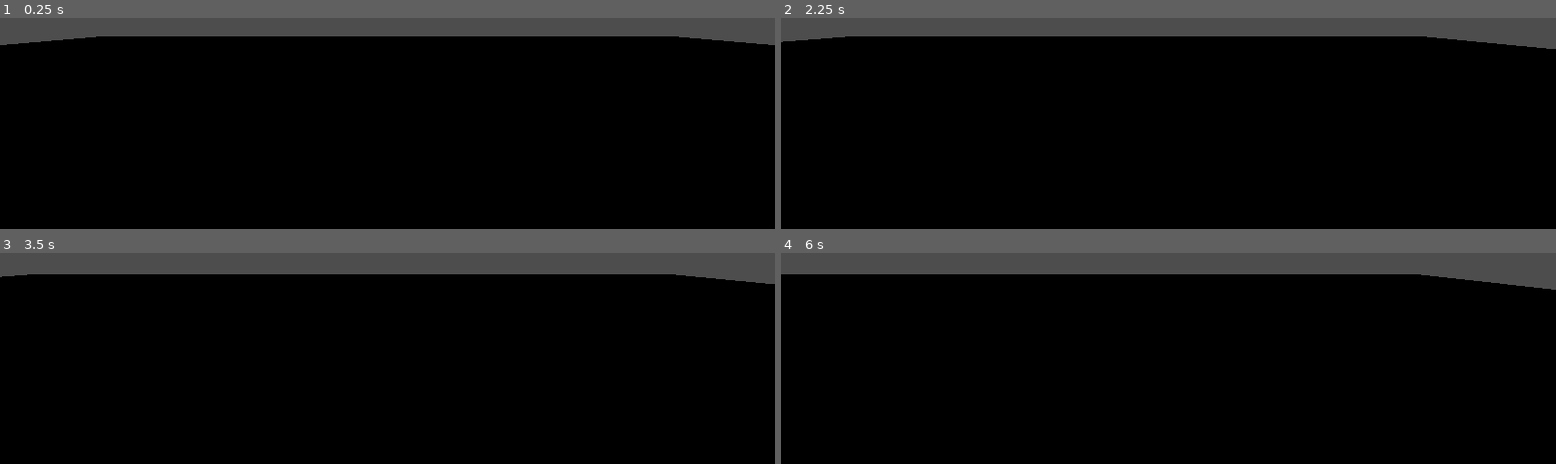
Above: before the commit, frames 1-4 (two rows, left to right).
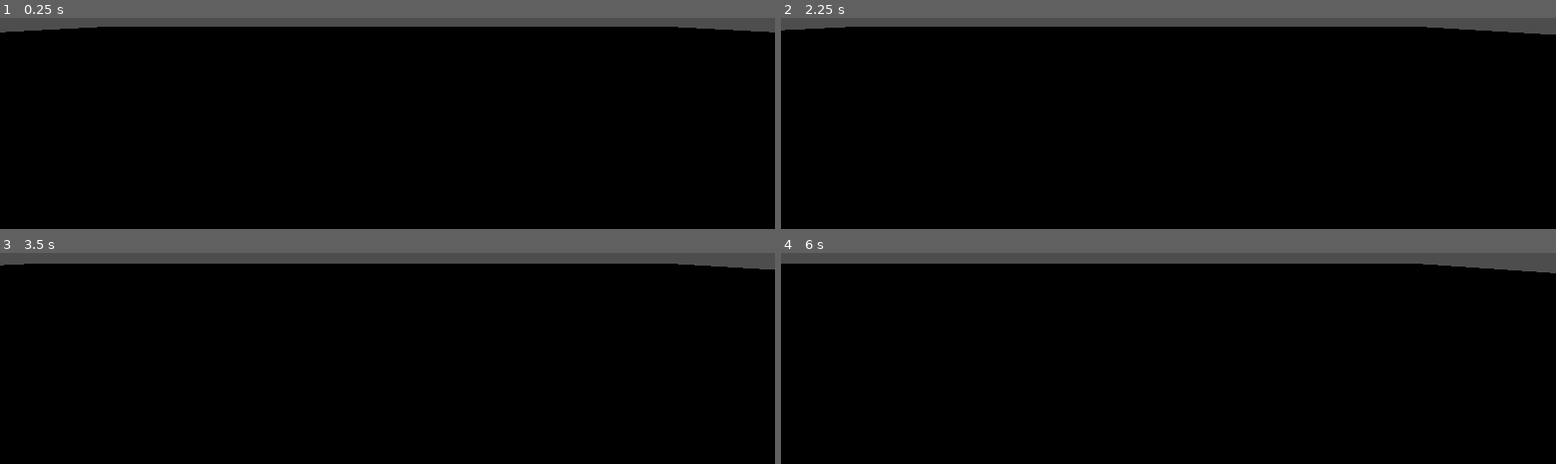
Above: after the commit, the same moments.

Repository: Helheimr1711/take-my-papers--please-
Game: Godot game, scene res://scenes/main.tscn
The game is run twice, just before and just after one commit, with the same random seed, the same clock (stepped at 60 frames per second) and the same inputs.
Inputs:
- Up to frame 1 (0.25 s): no input
- Up to frame 2 (2.25 s): tap Enter at 0.5, 2 s; hold D (move_right) 0.53-1.28 s; tap Space at 1.25 s; hold S (move_back) 1.28-2.03 s; hold D (move_right) from 2.03 s (still down)
- Up to frame 3 (3.5 s): tap Space at 2.75 s; release D (move_right) at 2.78 s; hold W (move_forward) from 2.78 s (still down)
- Up to frame 4 (6 s): tap Enter at 3.5 s; release W (move_forward) at 3.53 s; hold A (move_left) 3.53-5.03 s; tap Space at 4.25 s; hold S (move_back) 5.03-5.78 s; hold D (move_right) from 5.78 s (still down)

The runs differ from the first frame. In frame 1, 4.8% of the frame differs, in the area x 0-100%, y 4-13%; in frame 2, 4.8%; in frame 3, 5.2%; in frame 4, 5.3%, in the area x 0-100%, y 5-18%.

Commit message:
Movement 1.1
Better movement script, not using if statements for every direction

Diff:
--- a/scenes/player.tscn
+++ b/scenes/player.tscn
@@ -19,6 +19,6 @@
 shape = SubResource("CapsuleShape3D_u8vuu")
 
 [node name="CameraRig" type="Node3D" parent="."]
-transform = Transform3D(1, 0, 0, 0, 1, 0, 0, 0, 1, 0, 0.6, 0)
+transform = Transform3D(1, 0, 0, 0, 1, 0, 0, 0, 1, 0, -0.4, 0)
 
 [node name="Camera3D" type="Camera3D" parent="CameraRig"]
--- a/scripts/player.gd
+++ b/scripts/player.gd
@@ -16,6 +16,24 @@
 func _physics_process(delta):
 	# Variable for storing input direction
 	var direction = Vector3.ZERO
+	# Variables for movement commands
+	var moving_commands_back = {
+		Vector3(0,   0,    0): {"Val": [{"Dir": "z"}, {"Num": 1}]},
+		Vector3(0,  90,    0): {"Val": [{"Dir": "x"}, {"Num": 1}]},
+		Vector3(0, 180,    0): {"Val": [{"Dir": "z"}, {"Num": -1}]},
+		Vector3(0, 270,    0): {"Val": [{"Dir": "x"}, {"Num": -1}]},
+		Vector3(0, -90,    0): {"Val": [{"Dir": "x"}, {"Num": -1}]},
+		Vector3(0, -180,   0): {"Val": [{"Dir": "z"}, {"Num": -1}]},
+		Vector3(0, -270,   0): {"Val": [{"Dir": "x"}, {"Num": 1}]}}
+	var moving_commands_forward = {
+		Vector3(0,    0,    0): {"Val": [{"Dir": "z"}, {"Num": -1}]},
+		Vector3(0,   90,    0): {"Val": [{"Dir": "x"}, {"Num": -1}]},
+		Vector3(0,  180,    0): {"Val": [{"Dir": "z"}, {"Num":  1}]},
+		Vector3(0,  270,    0): {"Val": [{"Dir": "x"}, {"Num":  1}]},
+		Vector3(0,  -90,    0): {"Val": [{"Dir": "x"}, {"Num":  1}]},
+		Vector3(0, -180,    0): {"Val": [{"Dir": "z"}, {"Num":  1}]},
+		Vector3(0, -270,    0): {"Val": [{"Dir": "x"}, {"Num": -1}]}}
+
 	# Variable for rotation saving
 	var camera_rotation = round(camera_rig.rotation_degrees)
 
@@ -27,47 +45,21 @@
 		camera_rig.rotate_y(deg_to_rad(90))
 		print(rad_to_deg(camera_rotation.y))
 	elif Input.is_action_just_pressed("move_back"):
-		if round(camera_rotation) == Vector3(0, 0, 0):
-			direction.z += 1
-		elif round(camera_rotation) == Vector3(0, 90, 0):
-			direction.x += 1
-			print(camera_rotation)
-		elif round(camera_rotation) == Vector3(0, 180, 0):
-			direction.z -= 1
-			print(camera_rotation)
-		elif round(camera_rotation) == Vector3(0, 270, 0):
-			direction.x -= 1
-			print(camera_rotation)
-		elif round(camera_rotation) == Vector3(0, -90, 0):
-			direction.x -= 1
-			print(camera_rotation)
-		elif round(camera_rotation) == Vector3(0, -180, 0):
-			direction.z -= 1
-			print(camera_rotation)
-		elif round(camera_rotation) == Vector3(0, -270, 0):
-			direction.x += 1
+		var direction_back = moving_commands_back[round(camera_rotation)]["Val"][0]["Dir"]
+		var num_back = moving_commands_back[round(camera_rotation)]["Val"][1]["Num"]
+		match direction_back:
+			"x":
+				direction.x += num_back
+			"z":
+				direction.z += num_back
 	elif Input.is_action_just_pressed("move_forward"):
-		if camera_rotation == Vector3(0, 0, 0):
-			direction.z -= 1
-			print(camera_rotation)
-		elif camera_rotation == Vector3(0, 90, 0):
-			direction.x -= 1
-			print(camera_rotation)
-		elif camera_rotation == Vector3(0, 180, 0):
-			direction.z += 1
-			print(camera_rotation)
-		elif camera_rotation == Vector3(0, 270, 0):
-			direction.x += 1
-			print(camera_rotation)
-		elif camera_rotation == Vector3(0, -90, 0):
-			direction.x +=1
-			print(camera_rotation)
-		elif camera_rotation == Vector3(0, -180, 0):
-			direction.z += 1
-			print(camera_rotation)
-		elif camera_rotation == Vector3(0, -270, 0):
-			direction.x -= 1
-			print(camera_rotation)
+		var direction_forward = moving_commands_forward[round(camera_rotation)]["Val"][0]["Dir"]
+		var num_forward = moving_commands_forward[round(camera_rotation)]["Val"][1]["Num"]
+		match direction_forward:
+			"x":
+				direction.x += num_forward
+			"z":
+				direction.z += num_forward
 
 	# Checking if the direction value has changed by inputs
 	if direction != Vector3.ZERO:
